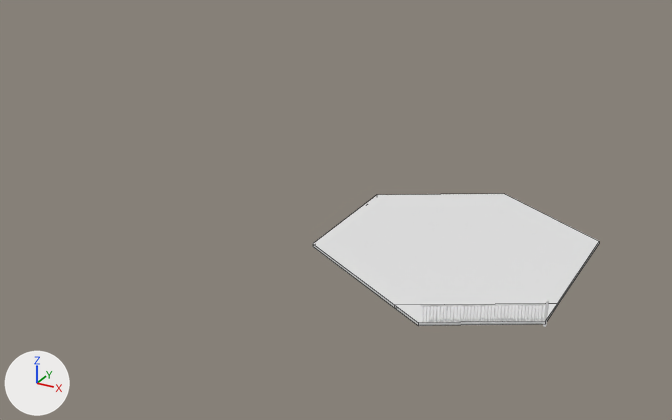
Two versions of the Blender file babel/hex.blend, one commit apart.
Rendered twice from a camera (50 mm lens) standing at (6.1, -25.2, 14.1) and looking at (-11.9, 7.6, -2.3). Lighting does not change. The marker at lower left points along +X, +Y and +Z. Mesh edges are drawn as thin lines on the coarser meshes.

Objects in the first picture: 'Bannister Base.001', 'Hexagon'.
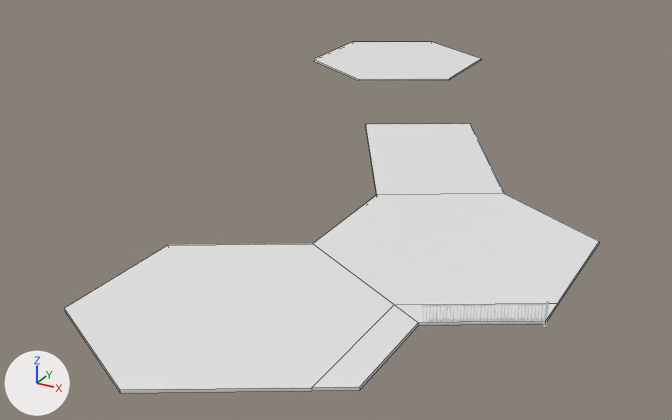
Edits to the bpy script that builds the scene:
```text
Add me_passage_floor:
    me_passage_floor.from_pydata(...)  # a box spanning x -1.65..3.35, y -3.52..5.14, z -0.1..0.0
Add me_far_end:
    me_far_end.from_pydata(...)  # a 6-sided cylinder along z spanning x -4.33..4.33, y 0.0..10.0, z -0.1..0.0
Add ob_hexagon_004:
    ob_hexagon_004 = bpy.data.objects.new('Hexagon.004', me_hexagon.copy())  # the mesh of ob_hexagon
    ob_hexagon_004.location = (-4.33, -2.5, 0.0)
    ob_hexagon_004.rotation_euler = (0.0, 0.0, 1.047)  # degrees (0, 0, 60)
Add ob_passage_floor:
    ob_passage_floor = bpy.data.objects.new('Passage Floor', me_passage_floor)
    ob_passage_floor.location = (-8.99, 8.88, 0.0)
    ob_passage_floor.rotation_euler = (0.0, 0.0, 0.524)  # degrees (0, 0, 30)
Add ob_far_end:
    ob_far_end = bpy.data.objects.new('Far End', me_far_end)
    ob_far_end.parent = ob_far_end_holder
    ob_far_end.matrix_parent_inverse = Matrix(((0.866, 0.5, 0.0, 5.0), (-0.5, 0.866, 0.0, -17.32), (0.0, 0.0, 1.0, 0.0), (0.0, 0.0, 0.0, 1.0)))
    ob_far_end.location = (-12.99, 12.5, 0.0)
Add ob_far_end_holder:
    ob_far_end_holder = bpy.data.objects.new('Far End Holder', None)
    ob_far_end_holder.location = (-16.94, 19.34, 0.0)
    ob_far_end_holder.rotation_euler = (0.0, 0.0, 0.524)  # degrees (0, 0, 30)
```

Pixel boxes [x1, y1, x2, y2] of what changed, in the pictures (672 x 420 px):
'Hexagon.004', added
    after: [64, 244, 418, 393]
'Passage Floor', added
    after: [366, 124, 505, 195]
'Far End', added
    after: [314, 42, 481, 81]
